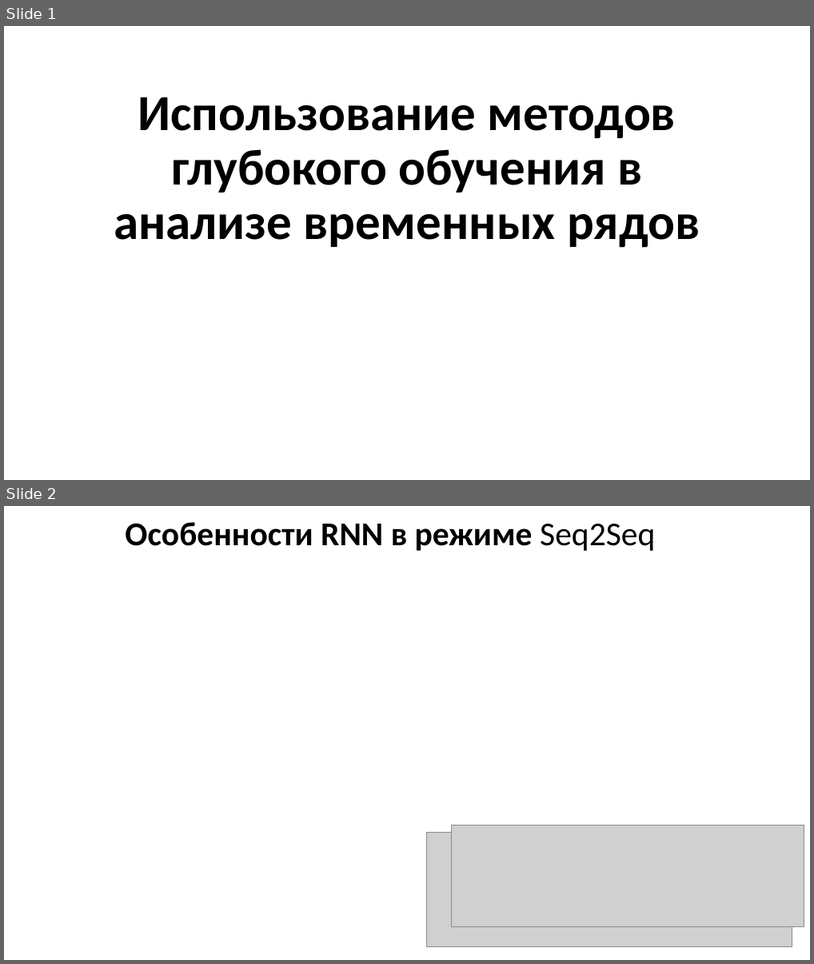
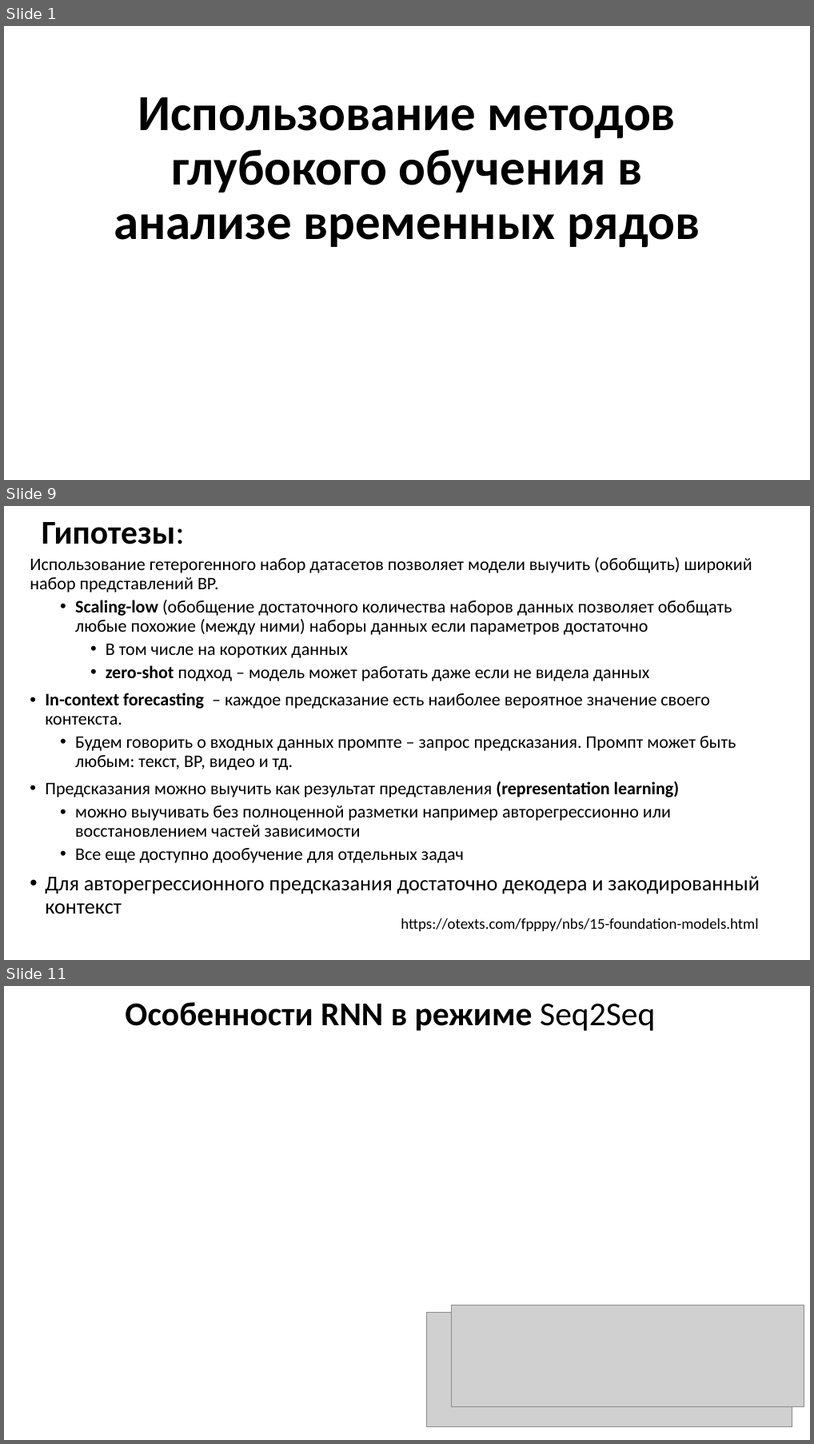
Before and after one commit to MVRonkin/TimeSeriesCourse, a slide deck: 2025/LEC/07-4 Foundation.pptx. Shown one above the other, each under a label of ours: slides 1 and 2 before the commit, slides 1, 9 and 11 after it; the slides between them are not shown. The pictures are 814x964 and 814x1444 pixels, drawn with LibreOffice and Linux fonts; fonts in the diff are those of the drawing; grey boxes stand for pictures. Boxes give left, top, right and bottom in pixels: in the first picture for what was removed or moved away, otherwise in the second. Text is boxed around its words. In the diff, an @@ line names an element or a change of style, - is before the commit and + after.

```diff
--- a/2025/LEC/07-4 Foundation.pptx
+++ b/2025/LEC/07-4 Foundation.pptx
@@ slide 9 added at (4, 506, 810, 960), background #FFFFFF @@
@@ title added at (42, 522, 185, 544), 39.6 pt, text #000000, bold @@
+Гипотезы:
@@ text added at (30, 557, 760, 913), 21 pt, text #000000 @@
+Использование гетерогенного набор датасетов позволяет модели выучить (обобщить) широкий набор представлений ВР.
+  • Scaling-low (обобщение достаточного количества наборов данных позволяет обобщать любые похожие (между ними) наборы данных если параметров достаточно
+    • В том числе на коротких данных
+    • zero-shot подход – модель может работать даже если не видела данных
+• In-context forecasting – каждое предсказание есть наиболее вероятное значение своего контекста.
+  • Будем говорить о входных данных промпте – запрос предсказания. Промпт может быть любым: текст, ВР, видео и тд.
+• Предсказания можно выучить как результат представления (representation learning)
+  • можно выучивать без полноценной разметки например авторегрессионно или восстановлением частей зависимости
+  • Все еще доступно дообучение для отдельных задач
+• Для авторегрессионного предсказания достаточно декодера и закодированный контекст
@@ text added at (401, 918, 758, 931), 18 pt, text #000000 @@
+https://otexts.com/fpppy/nbs/15-foundation-models.html
@@ what was slide 2 is now slide 11 @@
```
Also in this commit, not shown: 8 other slides added.
